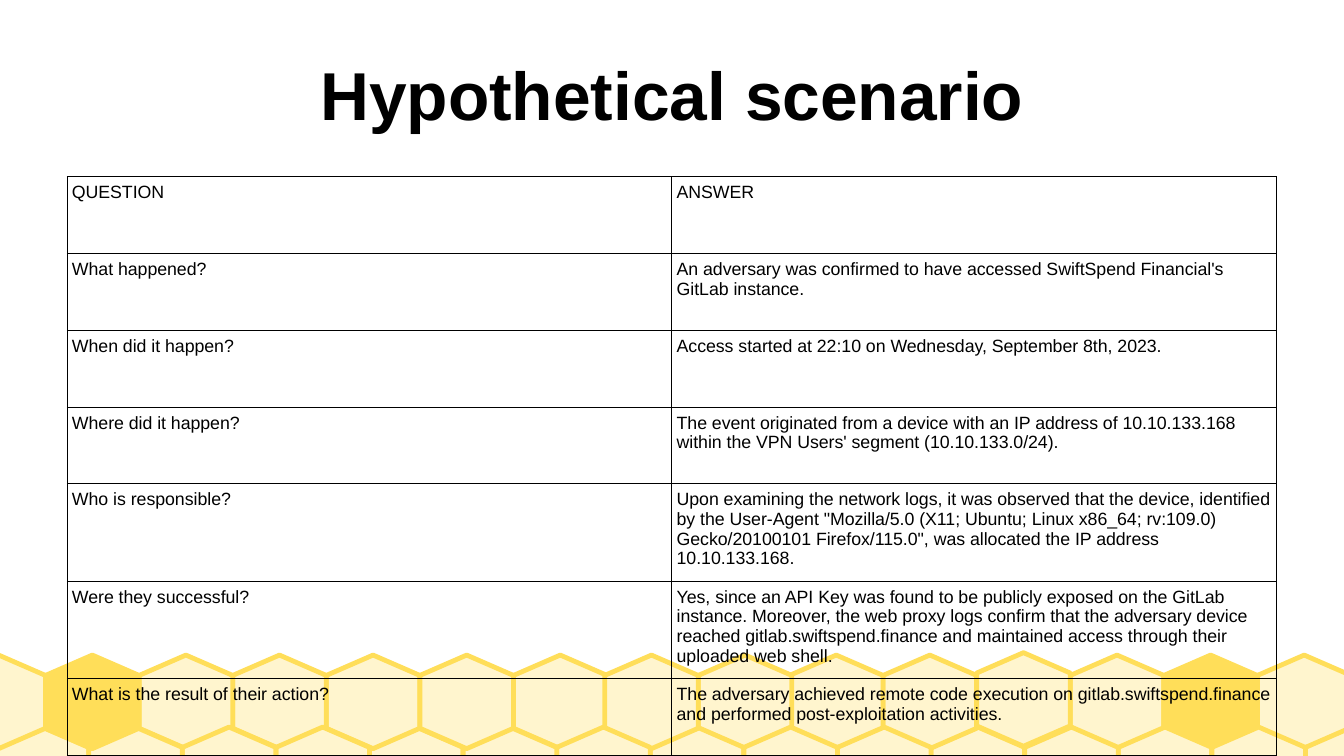
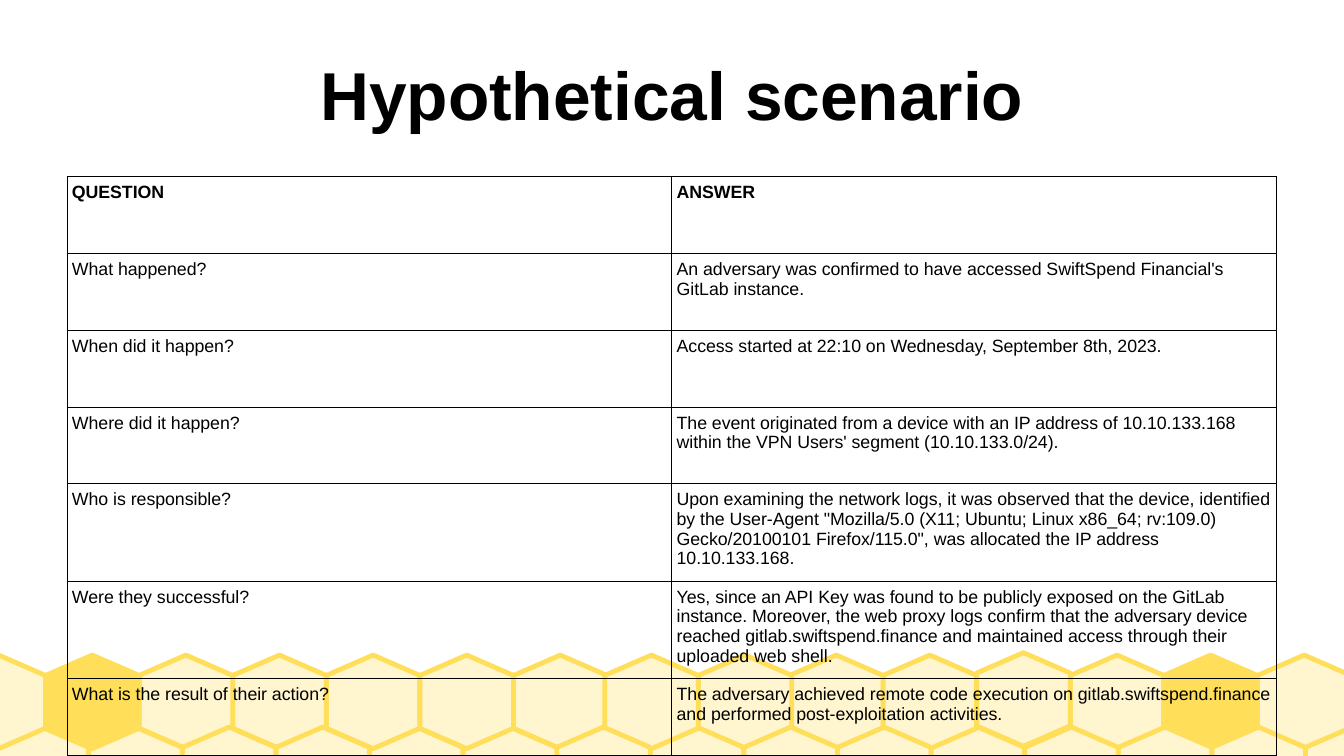
Before and after one commit to debrahnyatichi/TryHackMe, a slide deck: slide 6 of SOCLEVEL2/SOCLEVEL2.odp. Drawn at 1344x756 pixels with LibreOffice and Linux fonts; fonts in the diff are those of the drawing. Boxes give left, top, right and bottom in pixels: in the first picture for what was removed or moved away, otherwise in the second. Text is boxed around its words. In the diff, an @@ line names an element or a change of style, - is before the commit and + after.

```diff
--- a/SOCLEVEL2/SOCLEVEL2.odp
+++ b/SOCLEVEL2/SOCLEVEL2.odp
@@ table at bbox=[67, 177, 1277, 738] @@
@@ bold on in "QUESTION", "ANSWER" @@
```
Also in this commit, not shown: 4 slides added, 1 other file.
